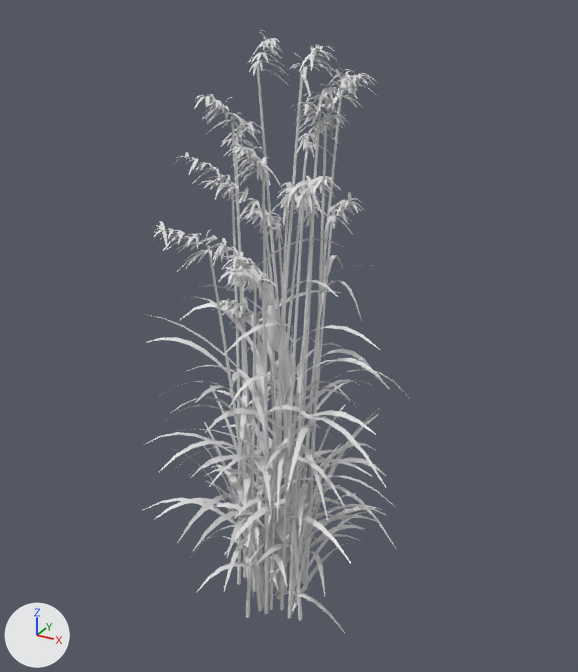
One commit to the glTF model public/birding/models/props/reed_kit.glb: the scene before it, then after it.
Both versions are drawn from a 50 mm lens placed at (1.8, -3.11, 3.02), pointed at (0.05, 0.06, 1.44). The axes (+X, +Y, +Z) are drawn at lower left. The lights are the same throughout. The picture after the commit comes second.

Names of what the first picture shows: 'cat_0', 'cat_1', 'reed_0', 'reed_0_plume', 'reed_1', 'reed_1_plume', 'reed_2', 'reed_2_plume' and 2 more.
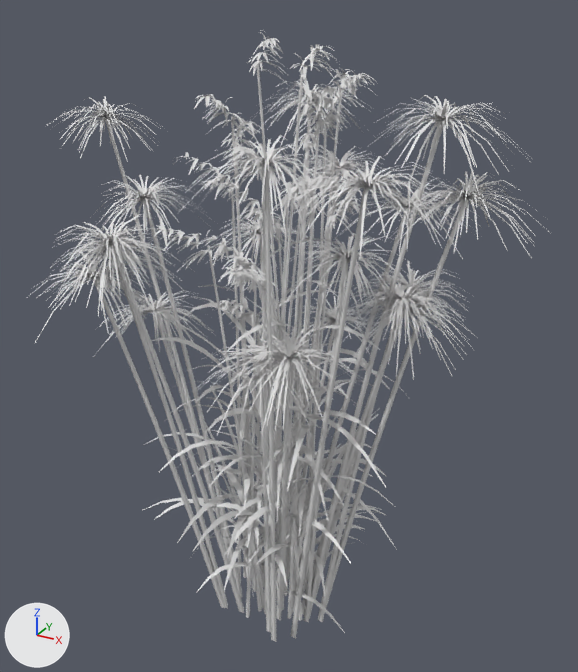
The change, as a list of edits to the scene's bpy script:
```text
Add me_pap_1_plume:
    me_pap_1_plume.from_pydata(...)  # 5768 vertices, 4326 faces; spans x -0.95..1.0, y -0.77..0.81, z 1.19..2.19
    me_pap_1_plume.materials.append(mat_plume)
Add me_pap_1:
    me_pap_1.from_pydata(...)  # 243 vertices, 432 faces; spans x -0.65..0.67, y -0.42..0.51, z -0.2..2.1
    me_pap_1.materials.append(mat_leaf)
Add me_pap_0_plume:
    me_pap_0_plume.from_pydata(...)  # 8472 vertices, 6354 faces; spans x -1.37..1.23, y -0.97..0.85, z 1.53..2.64
    me_pap_0_plume.materials.append(mat_plume)
Add me_pap_0:
    me_pap_0.from_pydata(...)  # 324 vertices, 576 faces; spans x -1.03..0.9, y -0.64..0.51, z -0.2..2.56
    me_pap_0.materials.append(mat_leaf)
Add ob_pap_1_plume:
    ob_pap_1_plume = bpy.data.objects.new('pap_1_plume', me_pap_1_plume)
    ob_pap_1_plume.location = (0.0, 0.0, 0.0)
Add ob_pap_1:
    ob_pap_1 = bpy.data.objects.new('pap_1', me_pap_1)
    ob_pap_1.location = (0.0, 0.0, 0.0)
Add ob_pap_0_plume:
    ob_pap_0_plume = bpy.data.objects.new('pap_0_plume', me_pap_0_plume)
    ob_pap_0_plume.location = (0.0, 0.0, 0.0)
Add ob_pap_0:
    ob_pap_0 = bpy.data.objects.new('pap_0', me_pap_0)
    ob_pap_0.location = (0.0, 0.0, 0.0)
```

What differs and where, as boxes (x1, y1, x2, y2) in the pictures (578 x 672 px):
'pap_0_plume', added
    after: (29, 79, 549, 380)
'pap_0', added
    after: (93, 102, 460, 642)
'pap_1_plume', added
    after: (93, 175, 473, 435)
'pap_1', added
    after: (146, 204, 397, 632)
